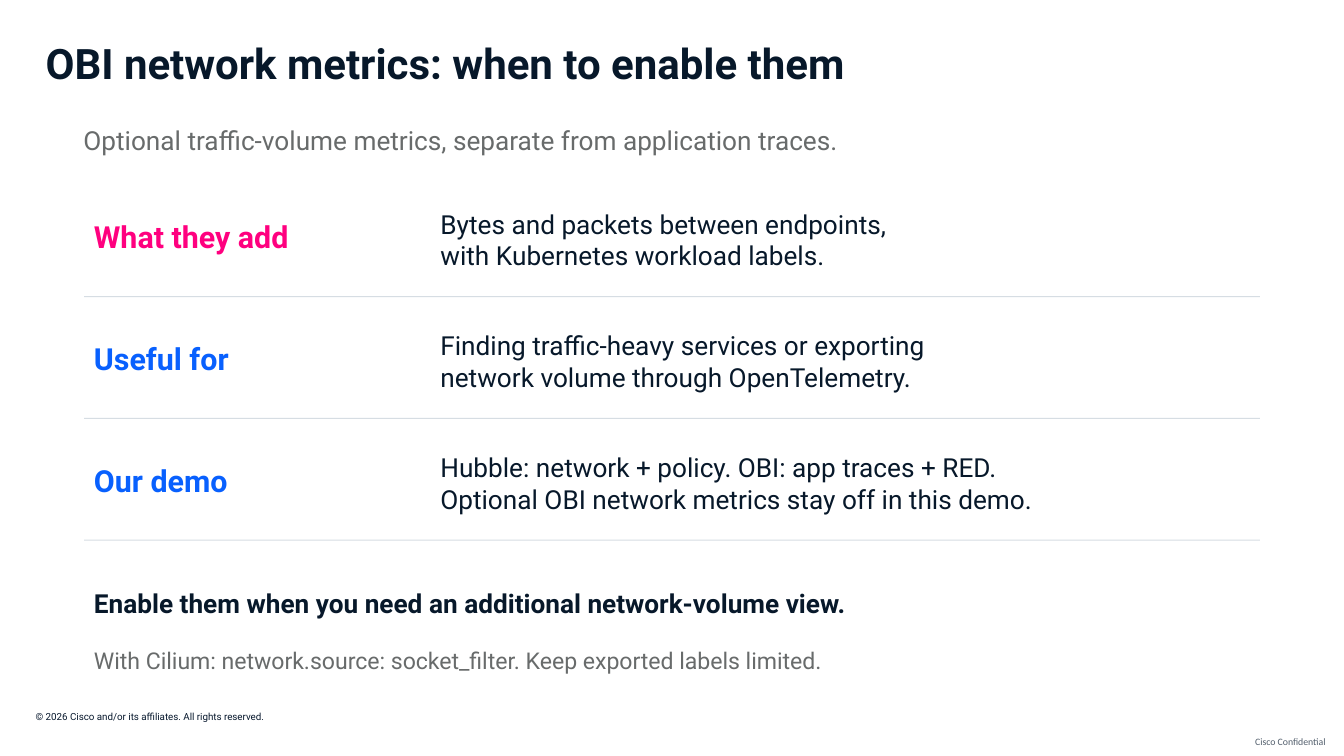
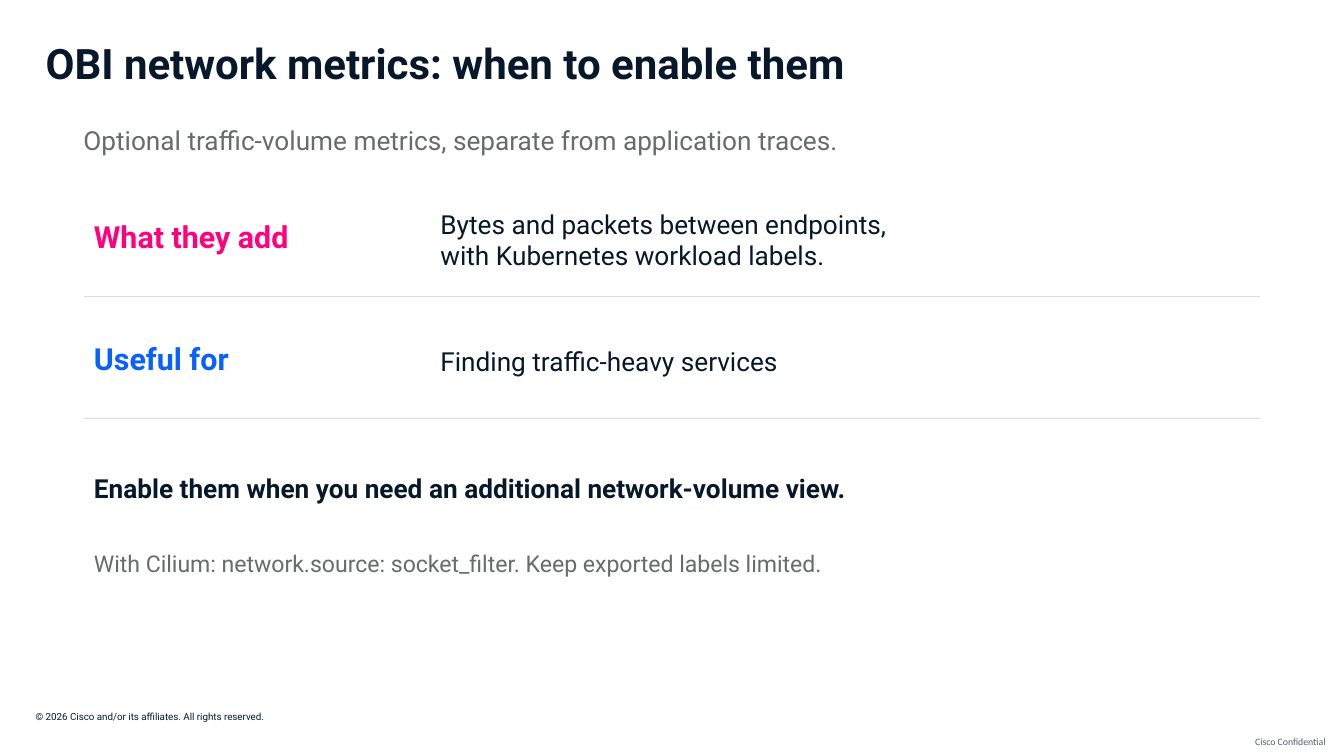
Before and after one commit to ajimenez1503/cilium-obi-demo, a slide deck: slide 5 of slides/cilium-obi-session-deck-latest.pptx. Drawn at 1344x756 pixels with LibreOffice and Linux fonts; fonts in the diff are those of the drawing; background and template pictures are left out. Boxes give left, top, right and bottom in pixels: in the first picture for what was removed or moved away, otherwise in the second. Text is boxed around its words. In the diff, an @@ line names an element or a change of style, - is before the commit and + after.

```diff
--- a/slides/cilium-obi-session-deck-latest.pptx
+++ b/slides/cilium-obi-session-deck-latest.pptx
@@ text at (440, 351, 778, 377): text changed @@
-Finding traffic-heavy services or exporting
-network volume through OpenTelemetry.
+Finding traffic-heavy services
@@ text "Enable them when you need ...": place and size @@
-text "Enable them when you need ..." at (94, 593, 846, 619)
+text "Enable them when you need ..." at (94, 478, 846, 504)
@@ text removed at (94, 469, 228, 493) @@
-Our demo
@@ text removed at (440, 457, 1031, 515) @@
-Hubble: network + policy. OBI: app traces + RED.
-Optional OBI network metrics stay off in this demo.
@@ text "With Cilium: network.source: socket_filter. Keep ...": place and size @@
-text "With Cilium: network.source: socket_filter. Keep ..." at (94, 651, 822, 674)
+text "With Cilium: network.source: socket_filter. Keep ..." at (94, 554, 822, 577)
@@ rectangle removed at (84, 539, 1260, 540) @@
```
Also in this commit, not shown: 4 other slides changed.
